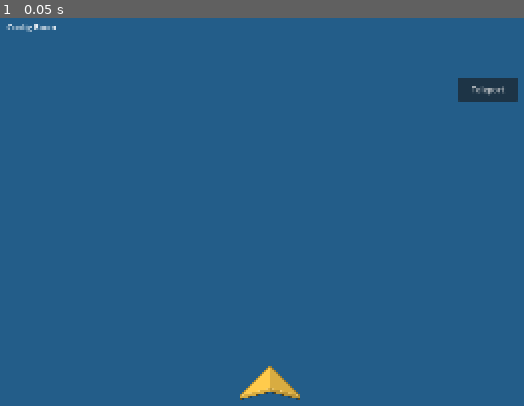
Above: before the commit, frame 1.
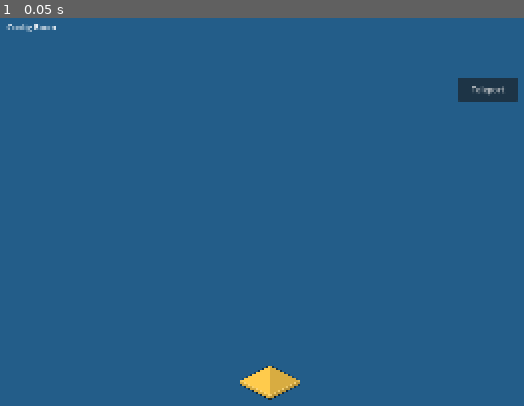
Above: after the commit, the same moment.

Repository: uplord/game-uplord
Game: Godot game, scene res://Stages/ConfigRoom/Scenes/Scene1.tscn
Same seed, same stepped clock (60 frames per second), same inputs: the game is played once before the commit and once after it. This scene is started directly instead of the project's main scene.
Inputs:
- Up to frame 1 (0.05 s): no input

The runs differ from the first frame. In frame 1, 0.5% of the frame differs, in the area x 45-58%, y 89-99%.

Commit message:
feat: fix teleports

Diff:
--- a/Entities/Player/Player.gd
+++ b/Entities/Player/Player.gd
@@ -50,6 +50,8 @@
 			"type": "c_move_player",
 			"position": global_position,
 			"direction": body.scale.x,
+			"stage": SceneManager.current_stage,
+			"scene": SceneManager.current_scene,
 		})
 	else:
 		velocity = Vector2.ZERO
@@ -77,6 +79,8 @@
 		"type": "c_move_player",
 		"position": global_position,
 		"direction": body.scale.x,
+		"stage": SceneManager.current_stage,
+		"scene": SceneManager.current_scene,
 	})
 
 # -------------------------
--- a/Entities/RemotePlayer/RemotePlayer.gd
+++ b/Entities/RemotePlayer/RemotePlayer.gd
@@ -5,5 +5,5 @@
 func _ready():
 	pass
 
-func _physics_process(delta):
+func _physics_process(_delta):
 	z_index = int(global_position.y)
--- a/Entities/Teleports/Teleport/Teleport.gd
+++ b/Entities/Teleports/Teleport/Teleport.gd
@@ -3,7 +3,7 @@
 @onready var sprite: Sprite2D = $Direction
 
 enum ExitDirection { LEFT, RIGHT }
-enum TeleportDirection { UP, DOWN, LEFT, RIGHT, UPLEFT, UPRIGHT, DOWNLEFT, DOWNRIGHT }
+enum TeleportDirection { BASE, UP, DOWN, LEFT, RIGHT, UPLEFT, UPRIGHT, DOWNLEFT, DOWNRIGHT }
 
 @export var target_stage: String = ""
 @export var target_scene: String = ""
@@ -28,17 +28,17 @@
 		dir = Vector2.LEFT
 
 	get_tree().create_timer(0.0).timeout.connect(func():
-		print("teleport_player")
-		#SceneManager.teleport_player(
-			#target_stage,
-			#target_scene,
-			#target_teleport,
-			#dir
-		#)
+		SceneManager.teleport_player(
+			target_stage,
+			target_scene,
+			target_teleport,
+			dir
+		)
 	)
 
 func get_texture_from_direction(dir: TeleportDirection) -> Texture2D:
 	var name_map := {
+		TeleportDirection.BASE: "Base",
 		TeleportDirection.UP: "Up",
 		TeleportDirection.DOWN: "Down",
 		TeleportDirection.LEFT: "Left",
--- a/Entities/Teleports/Teleport/Teleport.tscn
+++ b/Entities/Teleports/Teleport/Teleport.tscn
@@ -1,7 +1,7 @@
 [gd_scene format=3 uid="uid://cqwg4n44fyn5t"]
 
 [ext_resource type="Script" uid="uid://djhamtw4ed5gc" path="res://Entities/Teleports/Teleport/Teleport.gd" id="1_p1aum"]
-[ext_resource type="Texture2D" uid="uid://c3b5wjh4x7fmu" path="res://Entities/Teleports/Teleport/Art/Up.png" id="2_p1aum"]
+[ext_resource type="Texture2D" uid="uid://cthslrbgrg8dw" path="res://Entities/Teleports/Teleport/Art/Base.png" id="2_p1aum"]
 
 [sub_resource type="RectangleShape2D" id="RectangleShape2D_jvjo3"]
 size = Vector2(100, 40)
@@ -9,7 +9,7 @@
 [node name="Teleport" type="Area2D" unique_id=1394364578]
 script = ExtResource("1_p1aum")
 
-[node name="Direction" type="Sprite2D" parent="." unique_id=1440913329]
+[node name="Direction" type="Sprite2D" parent="." unique_id=1971188232]
 scale = Vector2(0.75, 0.75)
 texture = ExtResource("2_p1aum")
 
--- a/Stages/ConfigRoom/Scenes/Scene1.tscn
+++ b/Stages/ConfigRoom/Scenes/Scene1.tscn
@@ -20,6 +20,7 @@
 position = Vector2(804, 809)
 target_stage = "StarterTown"
 target_scene = "Scene1"
+teleport_direction = 0
 
 [node name="Button" type="Button" parent="." unique_id=317524561]
 custom_minimum_size = Vector2(120, 48)
--- a/Stages/StarterTown/Scenes/Scene1.tscn
+++ b/Stages/StarterTown/Scenes/Scene1.tscn
@@ -29,9 +29,10 @@
 position = Vector2(222, 411)
 target_stage = "ConfigRoom"
 target_scene = "Scene1"
-teleport_direction = 4
+teleport_direction = 3
 
 [node name="Teleport3" parent="Teleports" unique_id=2092888474 instance=ExtResource("3_bg2oo")]
-position = Vector2(1473, 481)
+position = Vector2(1406, 388)
+target_stage = "StarterTown"
 target_scene = "Scene2"
-teleport_direction = 3
+teleport_direction = 6
--- a/Stages/StarterTown/Scenes/Scene2.tscn
+++ b/Stages/StarterTown/Scenes/Scene2.tscn
@@ -14,13 +14,15 @@
 [node name="Teleports" type="Node2D" parent="." unique_id=1429842619]
 
 [node name="Teleport1" parent="Teleports" unique_id=1394364578 instance=ExtResource("3_5mq8b")]
-position = Vector2(222, 411)
+position = Vector2(198, 669)
+target_stage = "StarterTown"
 target_scene = "Scene1"
 target_teleport = "Teleport3"
 exit_direction = 0
+teleport_direction = 7
 
 [node name="Teleport2" parent="Teleports" unique_id=555847590 instance=ExtResource("3_5mq8b")]
 position = Vector2(1306, 429)
 target_stage = "TestTown"
 target_scene = "Scene1"
-target_teleport = ""
+teleport_direction = 4
--- a/Stages/TestTown/Scenes/Scene1.tscn
+++ b/Stages/TestTown/Scenes/Scene1.tscn
@@ -2,7 +2,6 @@
 
 [ext_resource type="Script" uid="uid://cmj7y8t5t10g" path="res://Stages/BaseStage.gd" id="1_npn0u"]
 [ext_resource type="Texture2D" uid="uid://coqsknhmn6mhb" path="res://Stages/TestTown/Art/scene-1.png" id="1_o1isr"]
-[ext_resource type="PackedScene" uid="uid://wpsjxeghnhop" path="res://Entities/Teleports/SpawnPoint/SpawnPoint.tscn" id="2_npn0u"]
 [ext_resource type="PackedScene" uid="uid://cqwg4n44fyn5t" path="res://Entities/Teleports/Teleport/Teleport.tscn" id="3_jus1r"]
 
 [sub_resource type="GDScript" id="GDScript_o1isr"]
@@ -27,17 +26,7 @@
 target_scene = "Scene2"
 target_teleport = "Teleport2"
 exit_direction = 0
-
-[node name="SpawnPoints" type="Node2D" parent="." unique_id=445796454]
-
-[node name="SpawnPoint1" parent="SpawnPoints" unique_id=1129279996 instance=ExtResource("2_npn0u")]
-position = Vector2(800, 700)
-
-[node name="SpawnPoint2" parent="SpawnPoints" unique_id=2091570163 instance=ExtResource("2_npn0u")]
-position = Vector2(539, 768)
-
-[node name="SpawnPoint3" parent="SpawnPoints" unique_id=1757801471 instance=ExtResource("2_npn0u")]
-position = Vector2(1059, 772)
+teleport_direction = 2
 
 [node name="Button2" type="Button" parent="." unique_id=396676937]
 custom_minimum_size = Vector2(160, 48)
--- a/Utilities/Game/ServerManager/ServerManager.gd
+++ b/Utilities/Game/ServerManager/ServerManager.gd
@@ -177,10 +177,16 @@
 			handle_disconnect(client_id, "requested leave")
 
 		"c_spawn_player":
+			print("c_spawn_player")
+
 			var spawn_position = SceneManager.spawn_player_random_unused()
+
 			remote_players[client_id] = {
 				"position": spawn_position,
-				"direction": SceneManager.player.get_direction()
+				"direction": SceneManager.player.get_direction(),
+				"stage": SceneManager.current_stage,
+				"scene": SceneManager.current_scene,
+				"room": SceneManager.current_stage + ":" + SceneManager.current_scene
 			}
 
 			send_to_client(client_id, {
@@ -188,22 +194,27 @@
 				"spawn_position": spawn_position,
 			})
 
-			broadcast({
-				"type": "s_remote_players",
-				"remote_players": remote_players,
-			})
+			for id in connected_clients.keys():
+				send_to_client(id, {
+					"type": "s_remote_players",
+					"remote_players": _get_players_in_same_instance(id)
+				})
 
 
 		"c_move_player":
 			remote_players[client_id] = {
 				"position": data.position,
 				"direction": data.direction,
+				"stage": data.stage,
+				"scene": data.scene,
+				"room": data.stage + ":" + data.scene
 			}
 
-			broadcast({
-				"type": "s_remote_move",
-				"remote_players": remote_players,
-			})
+			for id in connected_clients.keys():
+				send_to_client(id, {
+					"type": "s_remote_move",
+					"remote_players": _get_players_in_same_instance(id),
+				})
 
 
 func check_heartbeats():
@@ -250,6 +261,28 @@
 	if peer:
 		peer.close()
 		peer = null
+
+func _get_players_in_same_instance(client_id: int) -> Dictionary:
+	var result := {}
+
+	if not remote_players.has(client_id):
+		return result
+
+	var client_data = remote_players[client_id]
+
+	if not client_data.has("stage") or not client_data.has("scene"):
+		return result
+
+	for id in remote_players.keys():
+		var data = remote_players[id]
+
+		if not data.has("stage") or not data.has("scene"):
+			continue
+
+		if data.stage == client_data.stage and data.scene == client_data.scene:
+			result[id] = data
+
+	return result
 
 # -------------------------
 # CLIENT
--- a/Utilities/World/SceneManager/SceneManager.gd
+++ b/Utilities/World/SceneManager/SceneManager.gd
@@ -40,6 +40,7 @@
 # STAGE LOADING
 # ==================================================
 func load_stage(spawn_position := Vector2.INF):
+	print("load_stage")
 	if container == null:
 		print("SceneLoader error: container has not been set.")
 		return null
@@ -68,6 +69,7 @@
 
 	# reset remote sync state on every stage load
 	remote_players_ready = false
+	remote_players_buffer.clear() # 🔥 IMPORTANT: prevents stale players leaking across scenes
 
 	# -------------------------
 	# PLAYER SETUP
@@ -91,29 +93,53 @@
 	player.reset_teleport_state()
 
 	# -------------------------
+	# CLEAR REMOTE PLAYERS (🔥 CRITICAL FIX)
+	# -------------------------
+	var remote_parent = selected_stage.get_node_or_null("RemotePlayers")
+	if remote_parent:
+		for child in remote_parent.get_children():
+			child.queue_free()
+
+	# -------------------------
 	# SPAWN
 	# -------------------------
 	if spawn_position == Vector2.INF:
+		print(5555)
 		ServerManager.send_to_server({ "type": "c_spawn_player" })
 
+	# -------------------------
+	# TRANSITION UNLOCK
+	# -------------------------
 	get_tree().create_timer(0.2).timeout.connect(func():
 		scene_transitioning = false
 	)
 
-	# delayed remote resync (IMPORTANT FIX)
-	get_tree().create_timer(0.25).timeout.connect(func():
-		if remote_players_buffer.size() > 0:
-			_load_remote_players(remote_players_buffer)
-			remote_players_ready = true
-	)
+	# -------------------------
+	# DELAYED REMOTE RESYNC
+	# -------------------------
+	# immediately try to apply buffered data (no delay)
+	remote_players_ready = false
+
+	if remote_players_buffer.size() > 0:
+		var filtered := {}
+
+		for id in remote_players_buffer.keys():
+			var data = remote_players_buffer[id]
+
+			if data.get("stage", "") == current_stage and data.get("scene", "") == current_scene:
+				filtered[id] = data
+
+		_load_remote_players(filtered)
+		remote_players_ready = true
+
 
 	return selected_stage
 
-
 # ==================================================
 # SPAWN SYSTEM
 # ==================================================
 func spawn_player_random_unused():
+	print("spawn_player_random_unused")
 	if selected_stage == null:
 		return Vector2.ZERO
 
@@ -150,6 +176,8 @@
 		print("Cannot respawn: server not ready")
 		return
 
+	# SHOULDNT NEED TO RELOAD SCENE
+
 	current_stage = default_stage
 	current_scene = default_scene
 
@@ -167,11 +195,19 @@
 	if selected_stage == null:
 		return
 
+	# optional safety filter (defensive layer)
+	var filtered := {}
+
+	for id in remote_players.keys():
+		if remote_players[id].get("stage", "") == current_stage and \
+		   remote_players[id].get("scene", "") == current_scene:
+			filtered[id] = remote_players[id]
+
 	if not remote_players_ready:
-		_load_remote_players(remote_players_buffer)
+		_load_remote_players(filtered)
 		remote_players_ready = true
 	else:
-		_move_remote_players(remote_players_buffer)
+		_move_remote_players(filtered)
 
 
 func _get_remote_parent() -> Node:
@@ -214,17 +250,32 @@
 	if parent == null:
 		return
 
-	for child in parent.get_children():
-		child.queue_free()
-
 	var local_id = ServerManager.get_local_peer_id()
+
+	var valid_ids := {}
 
 	for client_id in remote_players.keys():
 		if client_id == local_id:
 			continue
 
+		valid_ids[client_id] = true
+
 		var remote_player = _get_or_create_remote_player(parent, client_id)
+
 		_apply_remote_player_state(remote_player, remote_players[client_id])
+
+		# 🔥 FORCE VISUAL STATE (important fix)
+		remote_player.visible = true
+		remote_player.process_mode = Node.PROCESS_MODE_INHERIT
+
+	# remove stale players
+	for child in parent.get_children():
+		if child.name.begins_with("RemotePlayer_"):
+			var id_str = child.name.replace("RemotePlayer_", "")
+			var id = int(id_str)
+
+			if not valid_ids.has(id):
+				child.queue_free()
 
 
 # incremental update (movement only)
@@ -235,16 +286,102 @@
 
 	var local_id = ServerManager.get_local_peer_id()
 
+	var valid_ids := {}
+
+	print("remote_players: ", remote_players)
+
 	for client_id in remote_players.keys():
 		if client_id == local_id:
 			continue
 
+		valid_ids[client_id] = true
+
 		var remote_player = _get_or_create_remote_player(parent, client_id)
+
 		_apply_remote_player_state(remote_player, remote_players[client_id])
 
+		# 🔥 IMPORTANT: ensure visibility even if spawned via move packet
+		remote_player.visible = true
+		remote_player.process_mode = Node.PROCESS_MODE_INHERIT
+
+	# cleanup stale ones
+	for child in parent.get_children():
+		if child.name.begins_with("RemotePlayer_"):
+			var id_str = child.name.replace("RemotePlayer_", "")
+			var id = int(id_str)
+
+			if not valid_ids.has(id):
+				child.queue_free()
+
 
 # ==================================================
 # TELEPORT SYSTEM (UNCHANGED)
 # ==================================================
 func teleport_player(target_stage: String, target_scene: String, target_teleport: String, exit_direction := Vector2.RIGHT):
-	print("teleport_player")
+	if scene_transitioning:
+		return
+
+	if player == null:
+		return
+
+	if player.spawn_protection or not player.can_teleport:
+		return
+
+	player.lock_teleport()
+	player.stop_movement()
+
+	var stage = target_stage if target_stage != "" else current_stage
+	var scene = target_scene if target_scene != "" else current_scene
+
+	if stage != current_stage or scene != current_scene:
+		current_stage = stage
+		current_scene = scene
+
+		var new_stage = load_stage(Vector2.ZERO) # or any non-INF placeholder
+		var pos = resolve_position(new_stage, target_teleport)
+		player.global_position = pos
+
+	else:
+		var pos = resolve_position(selected_stage, target_teleport)
+		player.global_position = pos
+
+	print('target_stage: ', target_stage)
+	print('target_scene: ', target_scene)
+
+	ServerManager.send_to_server({
+		"type": "c_move_player",
+		"position": player.global_position,
+		"direction": player.scale.x,
+		"stage": target_stage,
+		"scene": target_scene,
+	})
+
+	await get_tree().process_frame
+	await get_tree().create_timer(0.3).timeout
+	player.unlock_teleport()
+
+
+func resolve_position(node: Node, teleport_name: String) -> Vector2:
+	print("teleport_name: ", teleport_name)
+	if teleport_name == null or teleport_name == "":
+		return spawn_player_random_unused()
+
+	var receiver = node.find_child(teleport_name, true, false)
+	if receiver:
+		return receiver.global_position
+
+	return resolve_fallback_spawn(node)
+
+func resolve_fallback_spawn(node: Node) -> Vector2:
+	var spawn_parent = node.get_node_or_null("SpawnPoints")
+	if spawn_parent:
+		for s in spawn_parent.get_children():
+			if s is Area2D:
+				return s.global_position
+
+	return Vector2.ZERO
+
+
+func _is_same_room(data: Dictionary) -> bool:
+	return data.has("stage") and data.has("scene") and \
+		data.stage == current_stage and data.scene == current_scene
Binary file added: Entities/Teleports/Teleport/Art/Base.png
